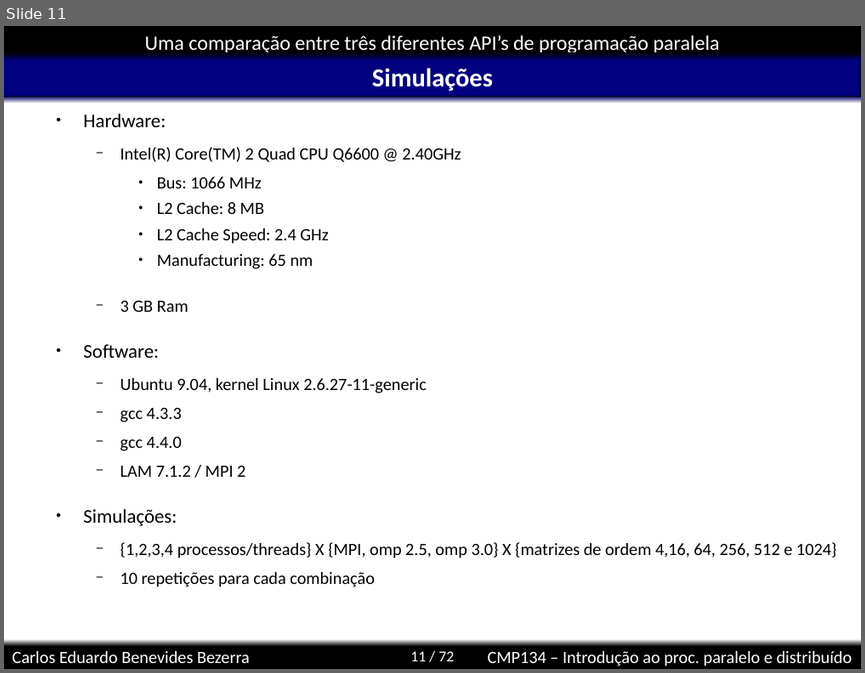
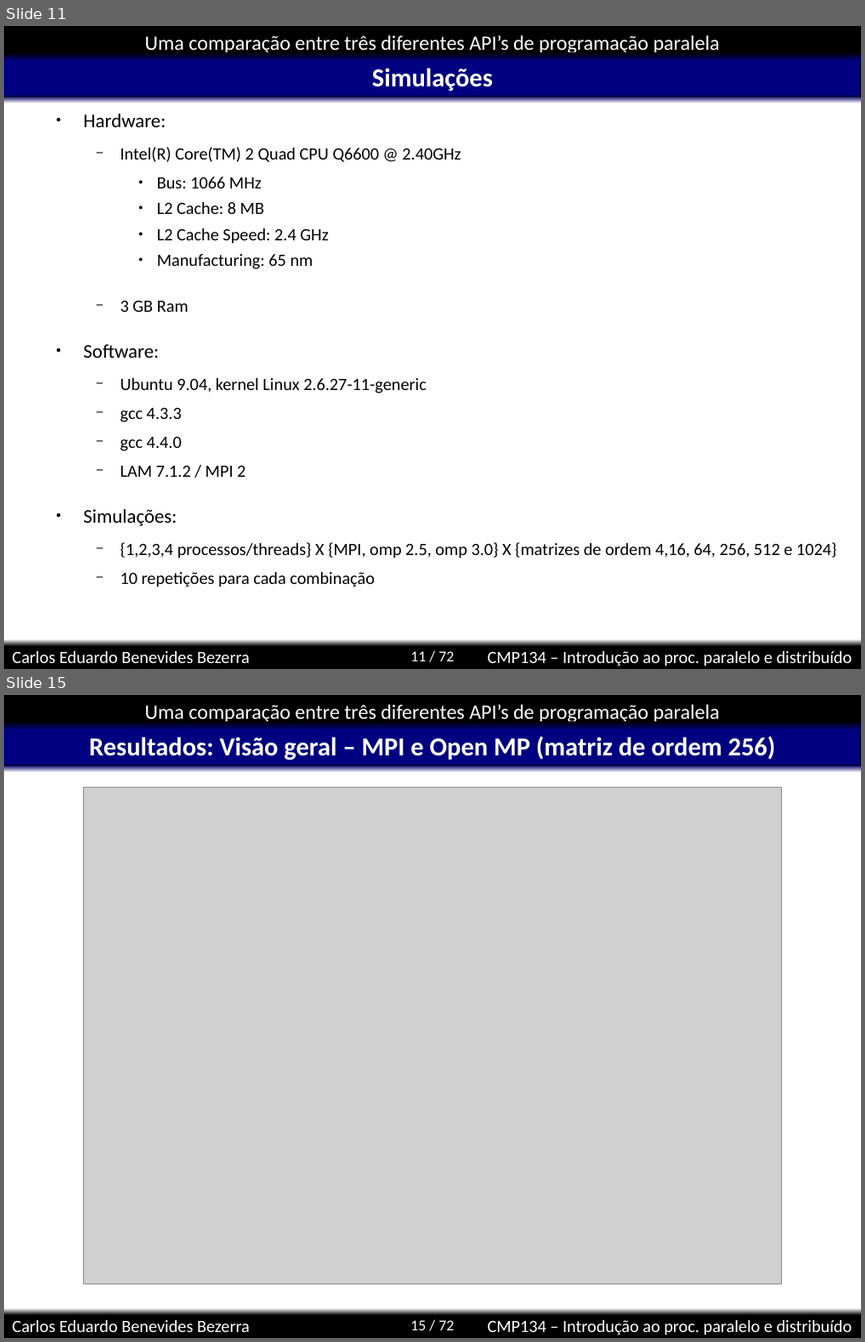
Before and after one commit to kdubezerra/kdubezerra, a slide deck: disciplinas/cmp134/mmat/mmat.ppt. Shown one above the other, each under a label of ours: slide 11 before the commit, slides 11 and 15 after it; the slides between them are not shown. The pictures are 865x673 and 865x1342 pixels, drawn with LibreOffice and Linux fonts; fonts in the diff are those of the drawing; grey boxes stand for pictures; background and template pictures are left out. Boxes give left, top, right and bottom in pixels: in the first picture for what was removed or moved away, otherwise in the second. Text is boxed around its words. In the diff, an @@ line names an element or a change of style, - is before the commit and + after.

```diff
--- a/disciplinas/cmp134/mmat/mmat.ppt
+++ b/disciplinas/cmp134/mmat/mmat.ppt
@@ slide 15 added at [4, 695, 861, 1338], background #FFFFFF; not listed: 8 template elements that a slide beside it also shows @@
@@ title added at [89, 736, 776, 760], 24 pt, text #FFFFFF, bold @@
+Resultados: Visão geral – MPI e Open MP (matriz de ordem 256)
@@ picture added at [83, 788, 782, 1283] @@
```
Also in this commit, not shown: 9 other slides added, 1 slide removed.
